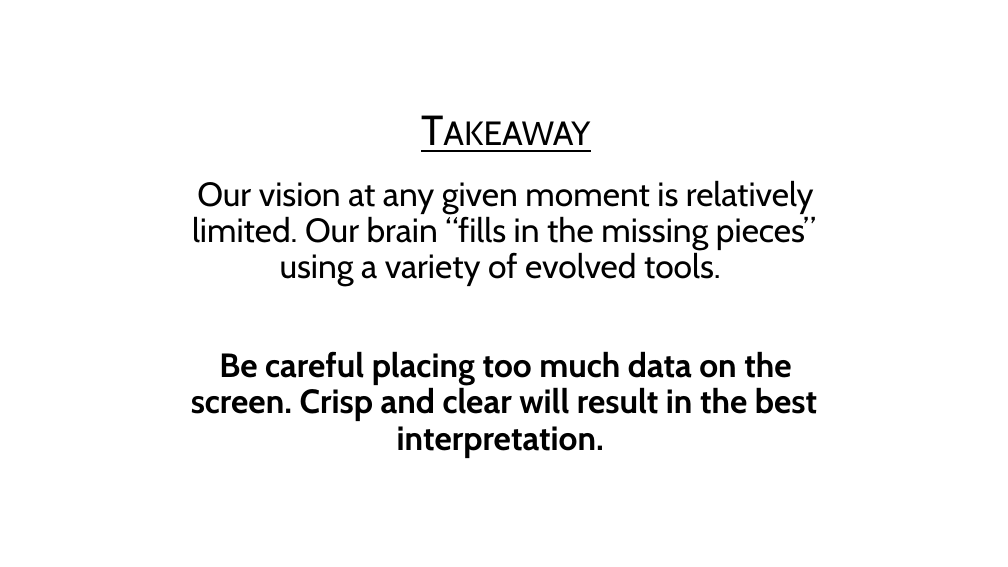
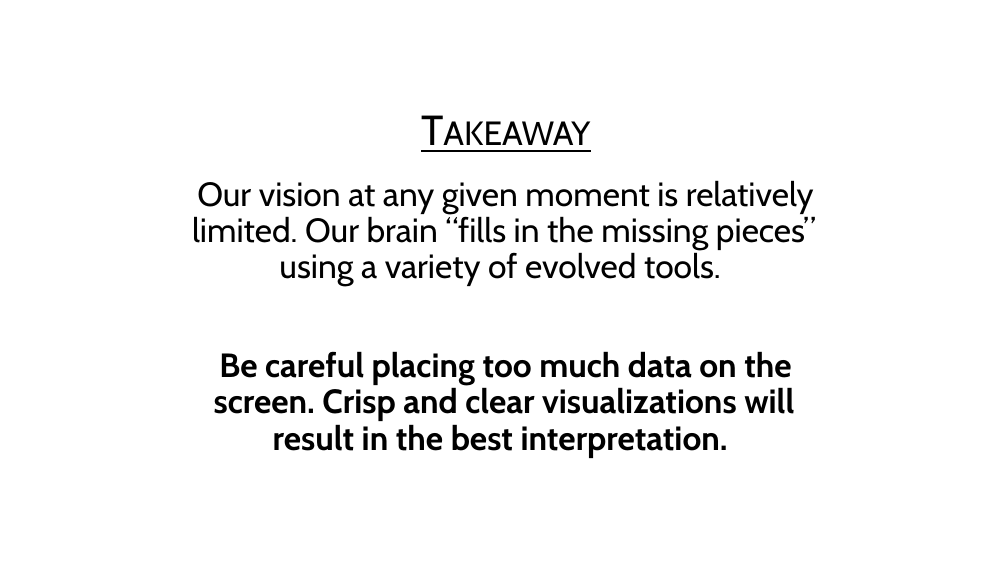
Before and after one commit to USFDataVisualization/Data-Visualization-Lecture, a slide deck: slide 13 of L07-perception.pptx. Drawn at 1008x567 pixels with LibreOffice and Linux fonts; fonts in the diff are those of the drawing; background and template pictures are left out. Boxes give left, top, right and bottom in pixels: in the first picture for what was removed or moved away, otherwise in the second. Text is boxed around its words. In the diff, an @@ line names an element or a change of style, - is before the commit and + after.

```diff
--- a/L07-perception.pptx
+++ b/L07-perception.pptx
@@ text at box(214, 351, 794, 458): text changed @@
-  • Be careful placing too much data on the screen. Crisp and clear will result in the best interpretation.
+  • Be careful placing too much data on the screen. Crisp and clear visualizations will result in the best interpretation.
```
Also in this commit, not shown: 9 other files.
